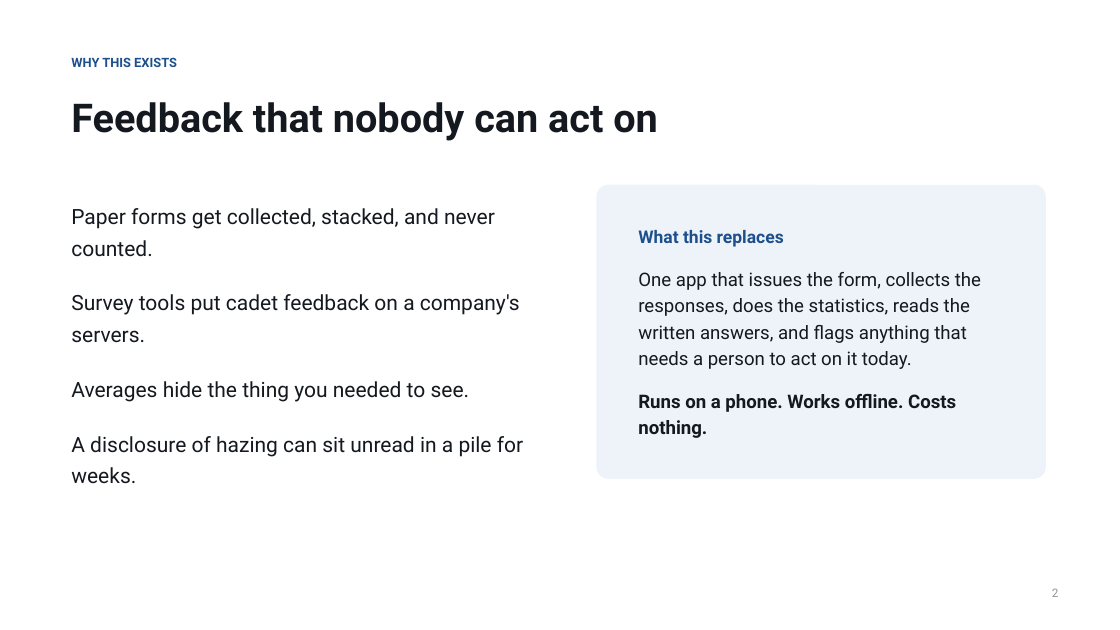
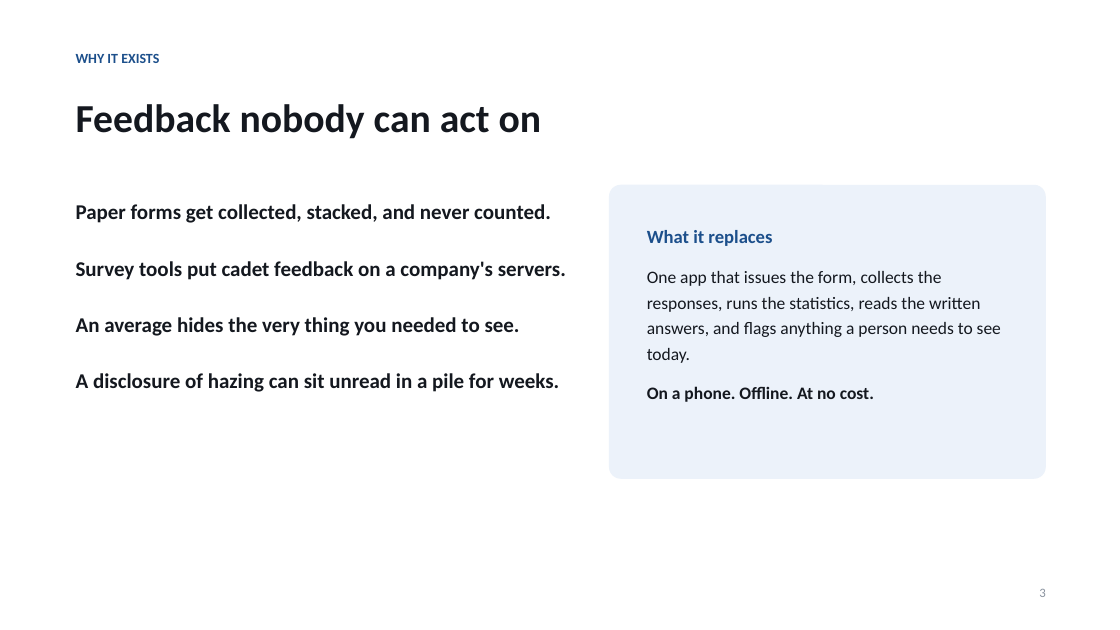
Before and after one commit to dmg-arts/my-pwa, a slide deck: slide 3 of docs/TOP-Feedback-Introduction.pptx (slide 2 before the commit). Drawn at 1120x630 pixels with LibreOffice and Linux fonts; fonts in the diff are those of the drawing. Boxes give left, top, right and bottom in pixels: in the first picture for what was removed or moved away, otherwise in the second. Text is boxed around its words. In the diff, an @@ line names an element or a change of style, - is before the commit and + after.

```diff
--- a/docs/TOP-Feedback-Introduction.pptx
+++ b/docs/TOP-Feedback-Introduction.pptx
@@ text at <box>76,54,159,63</box>: text changed; size 11 to 12 pt; font Roboto to Calibri @@
-WHY THIS EXISTS
+WHY IT EXISTS
@@ text at <box>76,104,542,139</box>: text changed; font Roboto to Calibri @@
-Feedback that nobody can act on
+Feedback nobody can act on
@@ text at <box>76,204,566,392</box>: font Roboto to Calibri, bold on in "Paper forms get collected, stacked, and never ...", "Survey tools put cadet feedback on a ...", "A disclosure of hazing can sit unread ..."; line spacing 1.25 to 1.22; more space between paragraphs @@
@@ rounded rectangle: place and size @@
-rounded rectangle at <box>597,185,1046,479</box>
+rounded rectangle at <box>609,185,1046,479</box>
@@ rounded rectangle at <box>609,185,1046,479</box>: fill #EEF3FA to #ECF2FA @@
@@ text at <box>647,230,1001,402</box>: text changed; size 16 to 15 pt; font Roboto to Calibri @@
-What this replaces
-One app that issues the form, collects the responses, does the statistics, reads the written answers, and flags anything that needs a person to act on it today.
-Runs on a phone. Works offline. Costs nothing.
+What it replaces
+One app that issues the form, collects the responses, runs the statistics, reads the written answers, and flags anything a person needs to see today.
+On a phone. Offline. At no cost.
@@ text at <box>76,317,520,336</box>: text changed; font Roboto to Calibri; bold on @@
-Averages hide the thing you needed to see.
+An average hides the very thing you needed to see.
@@ text added at <box>1039,589,1045,597</box>, 11 pt, text #8A939F @@
+3
@@ text removed at <box>1052,588,1059,597</box> @@
-2
```
Also in this commit, not shown: 16 other slides changed, 2 other files.
